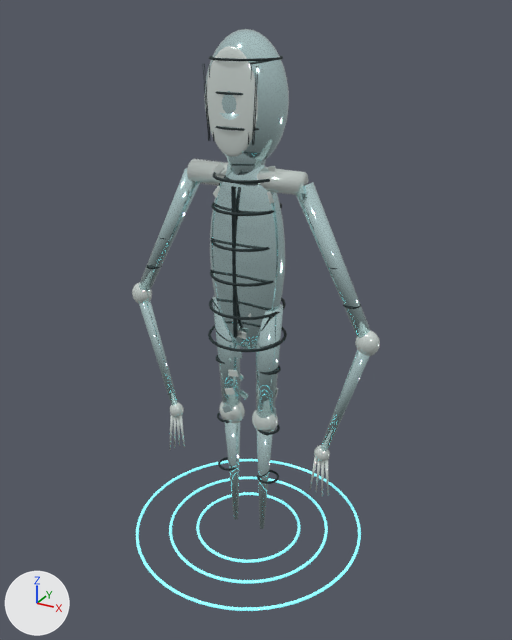
The glTF model app/src/scenes/threshold/assets/z3_mirrorling/model.glb as it was, and as the next commit left it.
Camera for both pictures: a 50 mm camera at (1.56, -2.75, 2.64) aimed at (0.04, 0.01, 1.26). The lights are fixed; the arrows at lower left show +X, +Y and +Z. The picture after the commit comes second. Where no turn or scale is listed for an object, it has been applied to the vertices.

Objects in the first picture: 'arm_l_upper', 'arm_r_lower', 'arm_r_upper', 'blank_mirror_face', 'head_teardrop_cranium', 'leg_l_lower', 'leg_l_upper', 'leg_r_upper', 'shoulder_bar', 'torso_core', 'water_ripple_ring_2', 'water_ripple_ring_3' and 46 more.
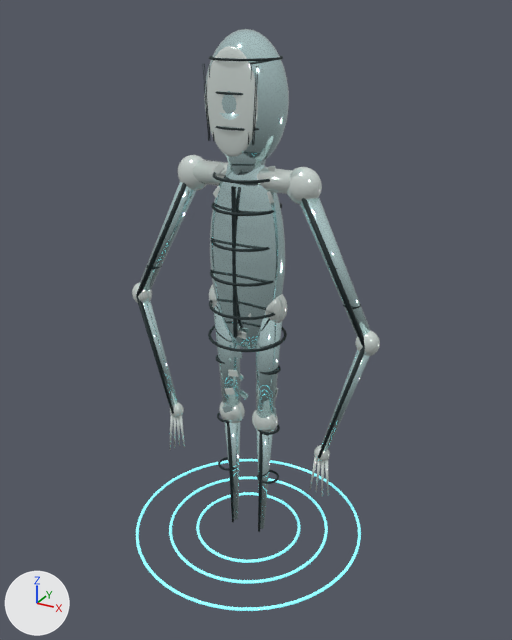
Pixel boxes [x1, y1, x2, y2] of what changed, in the pictures (512 x 640 px):
'shoulder_socket_r', added
    after: [287, 167, 322, 205]
'arm_r_upper_tendril', added
    after: [302, 198, 365, 347]
'shoulder_socket_l', added
    after: [178, 155, 207, 191]
'arm_l_upper_tendril', added
    after: [136, 183, 186, 297]
'arm_r_lower_tendril', added
    after: [318, 347, 365, 458]
'hip_socket_r', added
    after: [265, 294, 287, 323]
'arm_l_lower_tendril', added
    after: [136, 296, 174, 414]
'leg_r_lower_tendril', added
    after: [258, 433, 263, 532]
'leg_l_lower_tendril', added
    after: [227, 422, 234, 522]
'hip_socket_l', added (mostly hidden)
    after: [209, 284, 217, 308]

What changed in the scene script:
```text
Add ob_shoulder_socket_r:
    ob_shoulder_socket_r = bpy.data.objects.new('shoulder_socket_r', me_sphere_010)  # a UV sphere (28 segments, 14 rings, poles along z) spanning x -0.082..0.082, y -0.06..0.06, z -0.082..0.082; in mat_pale_tile_highlight (white #f3fffa)
    ob_shoulder_socket_r.location = (0.28, 0.0, 1.94)
Add ob_shoulder_socket_l:
    ob_shoulder_socket_l = bpy.data.objects.new('shoulder_socket_l', me_sphere_007_1)  # a UV sphere (28 segments, 14 rings, poles along z) spanning x -0.082..0.082, y -0.06..0.06, z -0.082..0.082; in mat_pale_tile_highlight (white #f3fffa)
    ob_shoulder_socket_l.location = (-0.28, 0.0, 1.94)
Add ob_leg_r_lower_tendril:
    ob_leg_r_lower_tendril = bpy.data.objects.new('leg_r_lower_tendril', me_cone_005_1)  # 40 vertices, 76 faces; spans x -0.013..0.019, y -0.012..0.012, z -0.345..0.345; in mat_black_grout_lines (black #102427)
    ob_leg_r_lower_tendril.location = (0.093, -0.033, 0.375)
Add ob_leg_l_lower_tendril:
    ob_leg_l_lower_tendril = bpy.data.objects.new('leg_l_lower_tendril', me_cone_001_1)  # 40 vertices, 76 faces; spans x -0.019..0.013, y -0.012..0.012, z -0.345..0.345; in mat_black_grout_lines (black #102427)
    ob_leg_l_lower_tendril.location = (-0.087, -0.033, 0.375)
Add ob_hip_socket_r:
    ob_hip_socket_r = bpy.data.objects.new('hip_socket_r', me_sphere_003_1)  # a UV sphere (28 segments, 14 rings, poles along z) spanning x -0.09..0.09, y -0.065..0.065, z -0.095..0.095; in mat_pale_tile_highlight (white #f3fffa)
    ob_hip_socket_r.location = (0.12, 0.0, 1.35)
Add ob_hip_socket_l:
    ob_hip_socket_l = bpy.data.objects.new('hip_socket_l', me_sphere_001_1)  # a UV sphere (28 segments, 14 rings, poles along z) spanning x -0.09..0.09, y -0.065..0.065, z -0.095..0.095; in mat_pale_tile_highlight (white #f3fffa)
    ob_hip_socket_l.location = (-0.12, 0.0, 1.35)
Add ob_arm_r_upper_tendril:
    ob_arm_r_upper_tendril = bpy.data.objects.new('arm_r_upper_tendril', me_cone_018_1)  # 40 vertices, 76 faces; spans x -0.182..0.18, y -0.018..0.021, z -0.335..0.336; in mat_black_grout_lines (black #102427)
    ob_arm_r_upper_tendril.location = (0.45, -0.043, 1.61)
Add ob_arm_r_lower_tendril:
    ob_arm_r_lower_tendril = bpy.data.objects.new('arm_r_lower_tendril', me_cone_019_1)  # 40 vertices, 76 faces; spans x -0.102..0.106, y -0.012..0.016, z -0.322..0.323; in mat_black_grout_lines (black #102427)
    ob_arm_r_lower_tendril.location = (0.525, -0.055, 0.96)
Add ob_arm_l_upper_tendril:
    ob_arm_l_upper_tendril = bpy.data.objects.new('arm_l_upper_tendril', me_cone_010_1)  # 40 vertices, 76 faces; spans x -0.18..0.182, y -0.018..0.021, z -0.335..0.336; in mat_black_grout_lines (black #102427)
    ob_arm_l_upper_tendril.location = (-0.45, -0.043, 1.61)
Add ob_arm_l_lower_tendril:
    ob_arm_l_lower_tendril = bpy.data.objects.new('arm_l_lower_tendril', me_cone_011_1)  # 40 vertices, 76 faces; spans x -0.106..0.102, y -0.012..0.016, z -0.322..0.323; in mat_black_grout_lines (black #102427)
    ob_arm_l_lower_tendril.location = (-0.525, -0.055, 0.96)
```
